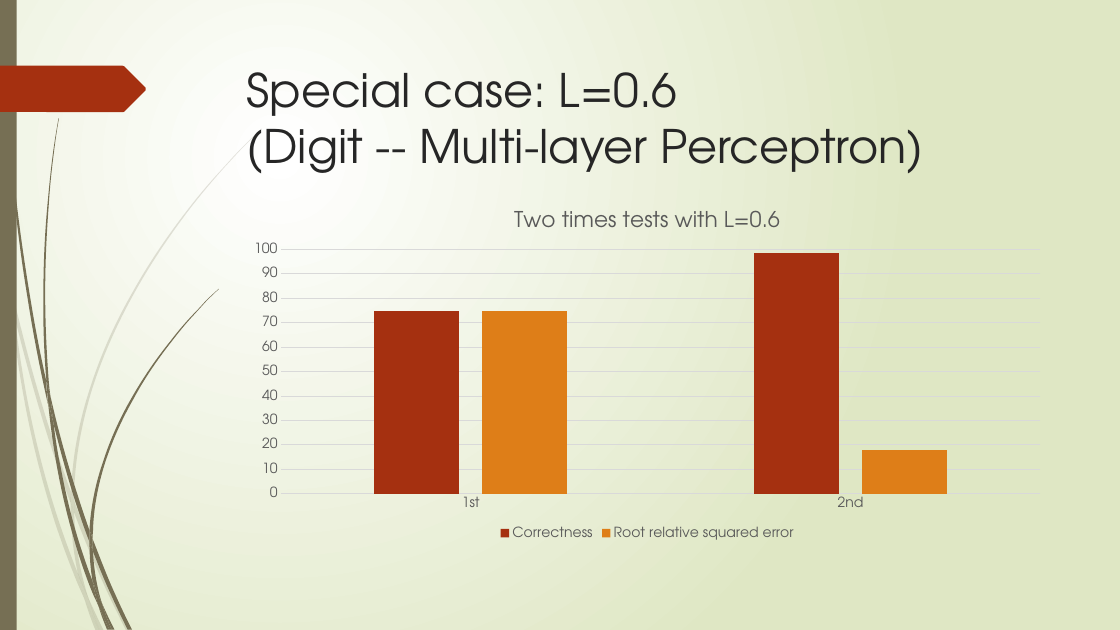
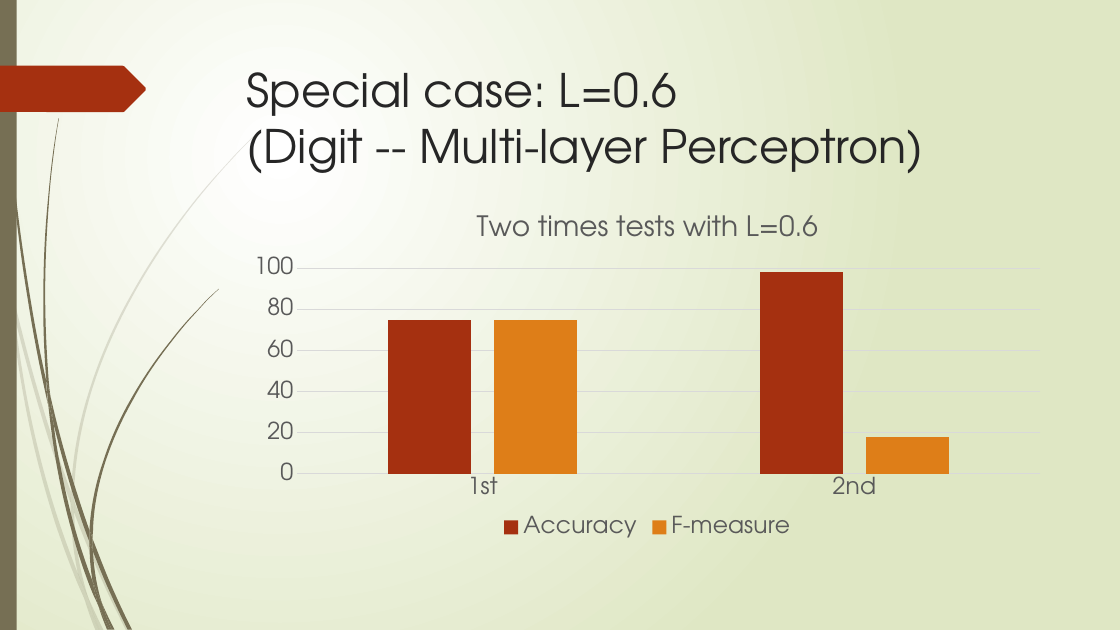
Before and after one commit to XiaokuanOSU/AI2report, a slide deck: slide 26 of PPTGroup10.pptx. Drawn at 1120x630 pixels with LibreOffice and Linux fonts; fonts in the diff are those of the drawing. Boxes give left, top, right and bottom in pixels: in the first picture for what was removed or moved away, otherwise in the second. Text is boxed around its words. In the diff, an @@ line names an element or a change of style, - is before the commit and + after.

```diff
--- a/PPTGroup10.pptx
+++ b/PPTGroup10.pptx
@@ column chart at [238, 196, 1057, 543] @@
-Correctness: 75, 98
+Accuracy: 75, 98
-Root relative squared error: 75, 18
+F-measure: 75, 18
@@ legend changed @@
@@ category axis changed @@
@@ value axis changed @@
@@ lettering changed @@
```
Also in this commit, not shown: 2 other slides changed, 5 other files.
